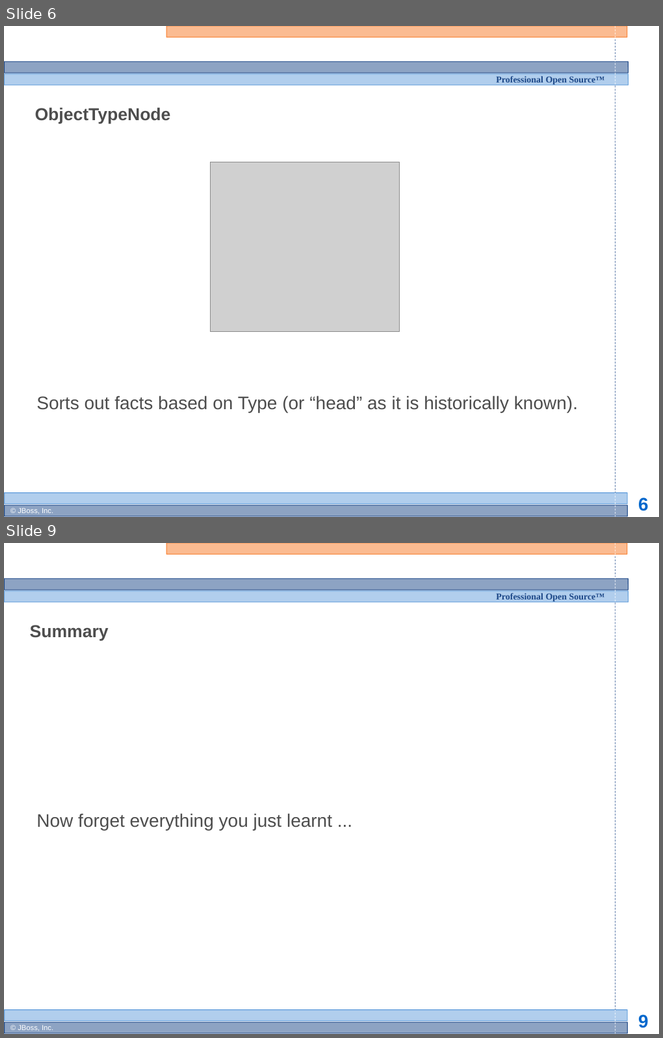
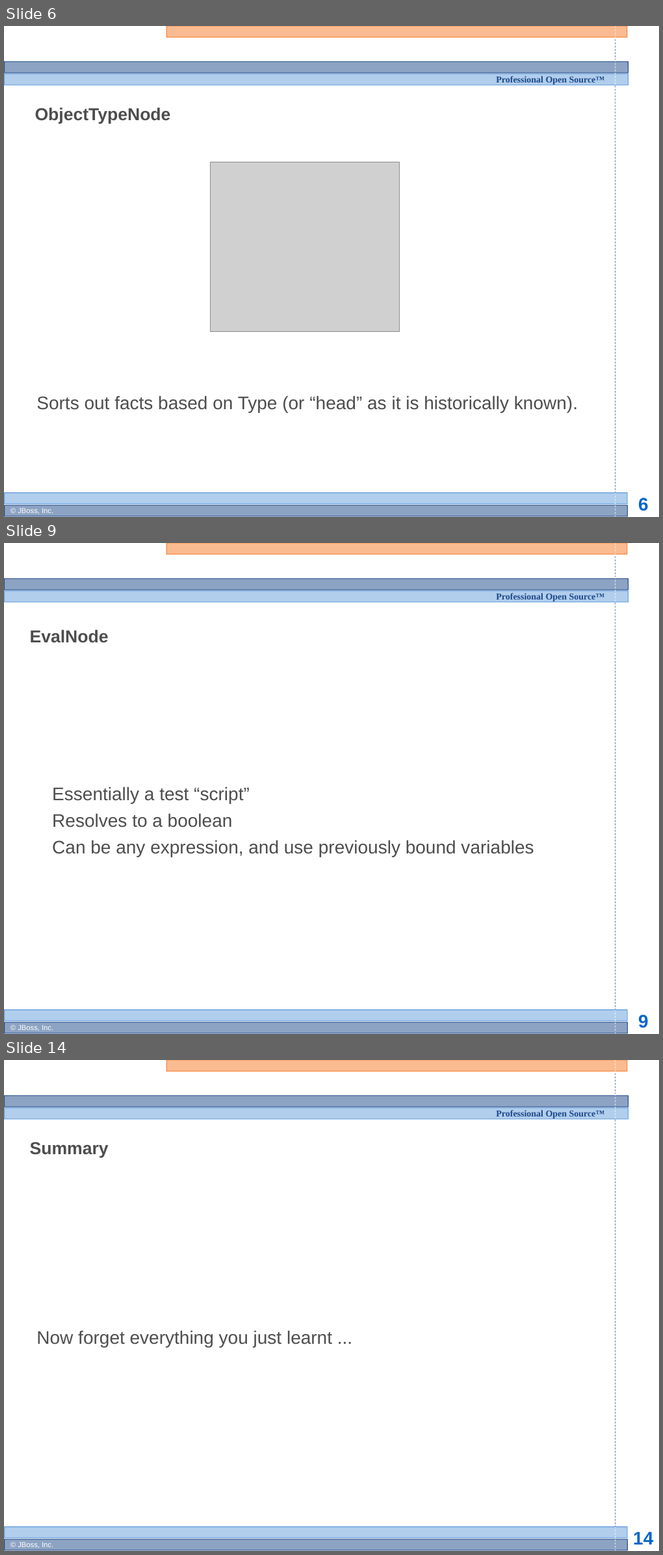
Before and after one commit to bobmcwhirter/drools, a slide deck: documentation/training/developers-course/Module 4 - Rule Engine Concepts 2.odp. Shown one above the other, each under a label of ours: slides 6 and 9 before the commit, slides 6, 9 and 14 after it; the slides between them are not shown. The pictures are 663x1038 and 663x1555 pixels, drawn with LibreOffice and Linux fonts; fonts in the diff are those of the drawing; grey boxes stand for pictures; background and template pictures are left out. Boxes give left, top, right and bottom in pixels: in the first picture for what was removed or moved away, otherwise in the second. Text is boxed around its words. In the diff, an @@ line names an element or a change of style, - is before the commit and + after.

```diff
--- a/documentation/training/developers-course/Module 4 - Rule Engine Concepts 2.odp
+++ b/documentation/training/developers-course/Module 4 - Rule Engine Concepts 2.odp
@@ slide 9 added at (4,543,659,1034), background #FFFFFF; not listed: 13 template elements that a slide beside it also shows @@
@@ title added at (30,629,109,643), 19 pt, text #4D4D4D, bold @@
+EvalNode
@@ subtitle added at (52,787,534,857), 20 pt, text #4D4D4D @@
+  Essentially a test “script”
+  Resolves to a boolean
+  Can be any expression, and use previously bound variables
@@ what was slide 9 is now slide 14 @@
@@ page number at (633,1532,653,1545): text changed @@
-9
+14
```
Also in this commit, not shown: 2 slides changed, 4 other slides added.
